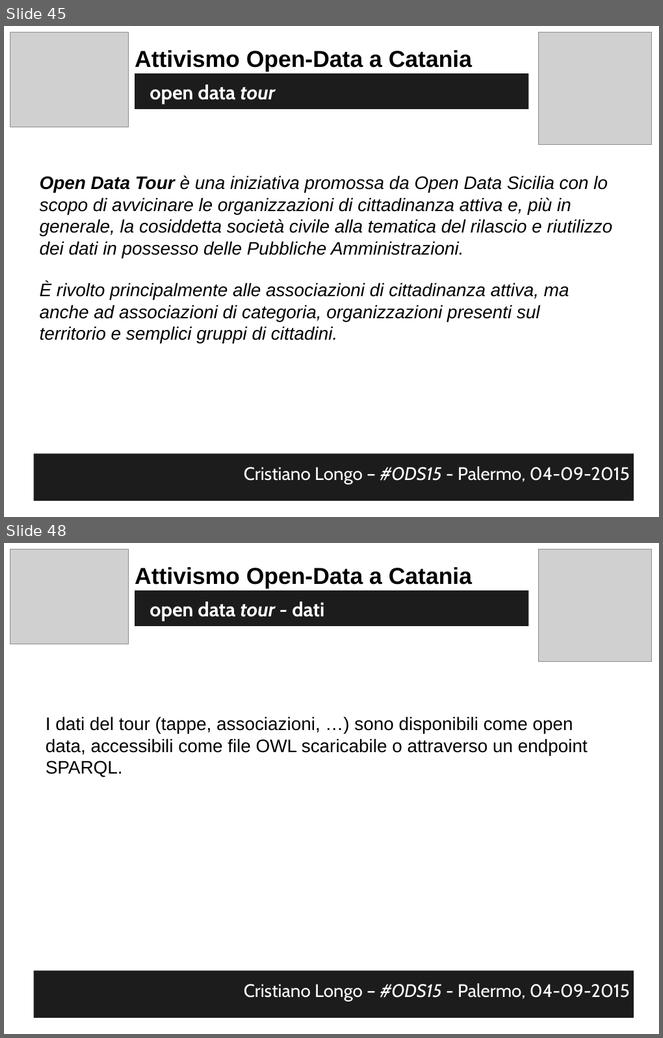
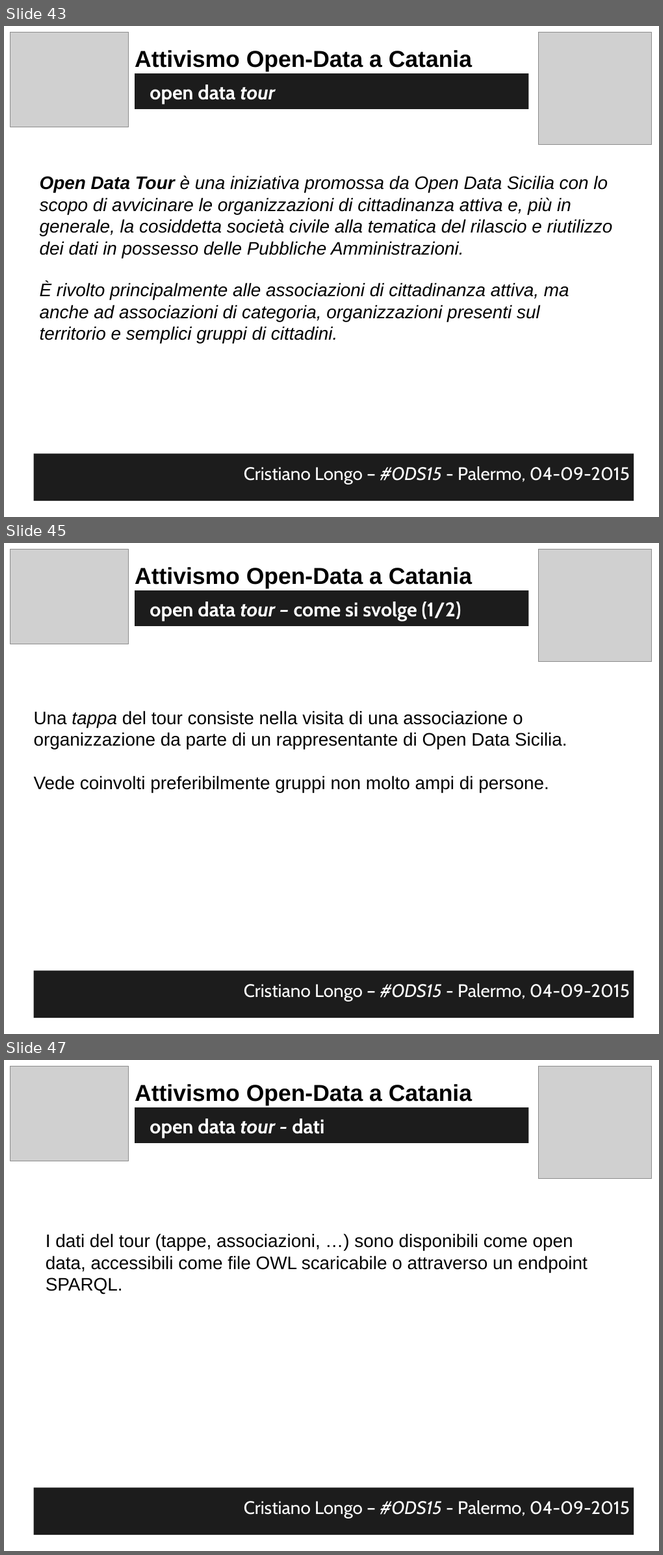
Before and after one commit to opendatahacklab/opendatahacklab.github.io, a slide deck: events/odt_ods15.odp. Shown one above the other, each under a label of ours: slides 45 and 48 before the commit, slides 43, 45 and 47 after it; the slides between them are not shown. The pictures are 663x1038 and 663x1555 pixels, drawn with LibreOffice and Linux fonts; fonts in the diff are those of the drawing; grey boxes stand for pictures. Boxes give left, top, right and bottom in pixels: in the first picture for what was removed or moved away, otherwise in the second. Text is boxed around its words. In the diff, an @@ line names an element or a change of style, - is before the commit and + after.

Commit message:
slides of the open data tour presentation

```diff
--- a/events/odt_ods15.odp
+++ b/events/odt_ods15.odp
@@ slide 45 added at box(4, 543, 659, 1034), background #FFFFFF @@
@@ picture added at box(10, 549, 129, 644) @@
@@ picture added at box(539, 549, 652, 662) @@
@@ text added at box(135, 567, 472, 589), 28 pt, text #000000, bold @@
+Attivismo Open-Data a Catania
@@ text added at box(135, 590, 529, 626), fill #1C1C1C, 24 pt, text #FFFFFF, bold @@
+open data tour – come si svolge (1/2)
@@ text added at box(34, 711, 568, 793), 22 pt, text #000000 @@
+Una tappa del tour consiste nella visita di una associazione o organizzazione da parte di un rappresentante di Open Data Sicilia.
+Vede coinvolti preferibilmente gruppi non molto ampi di persone.
@@ text added at box(34, 971, 634, 1018), fill #1C1C1C, 22 pt, text #FFFFFF @@
+Cristiano Longo – #ODS15 - Palermo, 04-09-2015
@@ what was slide 45 is now slide 43 @@
@@ what was slide 48 is now slide 47 @@
```
Also in this commit, not shown: 8 slides changed, 2 slides removed, 2 other files.
